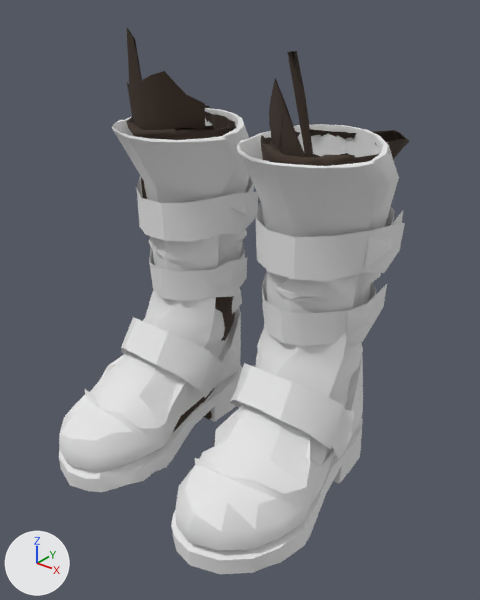
The glTF model godot-client/assets/actors/native/equipment/variants/human_female/militia_greaves_04.glb: old version first, new version second.
One viewpoint serves both versions: a camera (50 mm lens) standing at (0.435, -0.522, 0.524) and looking at (0.023, -0.007, 0.205). Every picture has the same lights, and +X, +Y and +Z are marked at lower left. The picture after the commit comes second. Vertices at exactly the same position are counted once.

The first picture shows 'GeneratedBootBacking', 'GeneratedBootBackingWithLegs', 'Toecap Boots'.
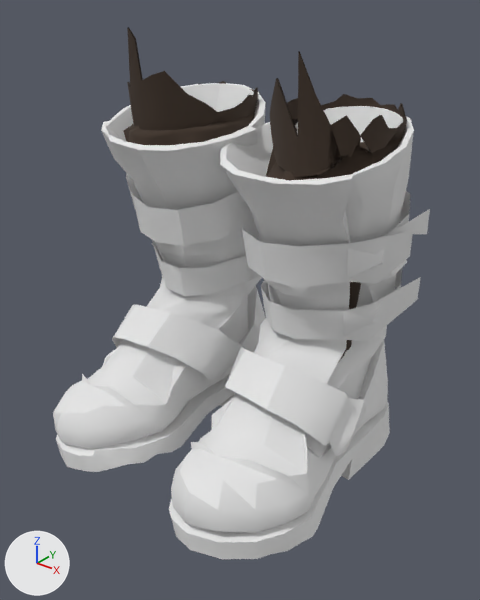
Boxes [x1, y1, x2, y2] around the edits, measured in the pictures (480 x 600 px; the box of a moved part takes in the faces that stretch with it):
'Toecap Boots', reshaped (9% wider): before [59, 108, 405, 574]; after [53, 83, 430, 559]
'GeneratedBootBacking', reshaped: before [126, 28, 409, 432]; after [124, 27, 407, 365]
part 1 of me_toecap_boots, moved or reshaped: before [256, 202, 405, 281]; after [242, 191, 430, 287]
part 2 of me_toecap_boots, moved or reshaped: before [59, 108, 399, 574]; after [53, 83, 421, 559]
part 4 of me_generatedbootbackingwithlegs, moved or reshaped (not visible afterwards): before [174, 297, 233, 431]

What changed in the scene script:
```text
Change me_toecap_boots:
    used by ob_toecap_boots; location = (0.0, 0.0, 0.0)
    remove me_toecap_boots.from_pydata(...)  # 833 vertices, 1439 faces; spans x -0.166..0.172, y -0.177..0.126, z -0.004..0.387
    add me_toecap_boots.from_pydata(...)  # 833 vertices, 1439 faces; spans x -0.182..0.186, y -0.175..0.168, z -0.004..0.409
    me_toecap_boots part 1: the loose piece of 41 vertices spanning x 0.013..0.172, y -0.027..0.122, z 0.258..0.31 is multiplied about its middle by the matrix ((1.111, 0.45, 0.003), (-0.444, 1.097, -0.156), (-0.073, 0.176, 0.987)), then moved by (-0.003, 0.009, 0.003)
    me_toecap_boots part 2: 792 of 833 vertices moved; they spanned x -0.166..0.169, y -0.177..0.126, z -0.004..0.387 and now span x -0.182..0.179, y -0.175..0.168, z -0.004..0.409; mean shift (-0.001, 0.016, 0.011); largest move (-0.052, 0.096, -0.004) -> (-0.028, 0.148, 0.013)
Change me_generatedbootbacking:
    used by ob_generatedbootbacking; location = (0.0, 0.0, 0.0)
    remove me_generatedbootbacking.from_pydata(...)  # 4798 vertices, 9996 faces; spans x -0.158..0.16, y -0.149..0.134, z -0.003..0.478
    add me_generatedbootbacking.from_pydata(...)  # 5608 vertices, 11748 faces; spans x -0.157..0.16, y -0.142..0.127, z -0.003..0.478
    me_generatedbootbacking part 3: 32 vertices moved within x -0.147..0.144, y -0.106..0.083, z 0.019..0.434; 4441 vertices removed from x -0.158..0.16, y -0.149..0.134, z -0.003..0.478; 5251 vertices added at x -0.157..0.16, y -0.142..0.127, z -0.003..0.478
Change me_generatedbootbackingwithlegs:
    used by ob_generatedbootbackingwithlegs; location = (0.0, 0.0, 0.0)
    remove me_generatedbootbackingwithlegs.from_pydata(...)  # 3544 vertices, 7160 faces; spans x -0.151..0.154, y -0.149..0.099, z -0.003..0.19
    add me_generatedbootbackingwithlegs.from_pydata(...)  # 3544 vertices, 7160 faces; spans x -0.151..0.157, y -0.143..0.109, z -0.003..0.191
    me_generatedbootbackingwithlegs part 4: 1604 of 3544 vertices moved; they spanned x -0.15..-0.042, y -0.148..0.098, z -0.003..0.19 and now span x -0.15..-0.038, y -0.141..0.109, z -0.003..0.191; mean shift (-0.003, 0.0, 0.0); largest move (-0.059, -0.111, 0.002) -> (-0.107, -0.028, 0.002)
    other edits to the shape of me_generatedbootbackingwithlegs do not show in these pictures
```
